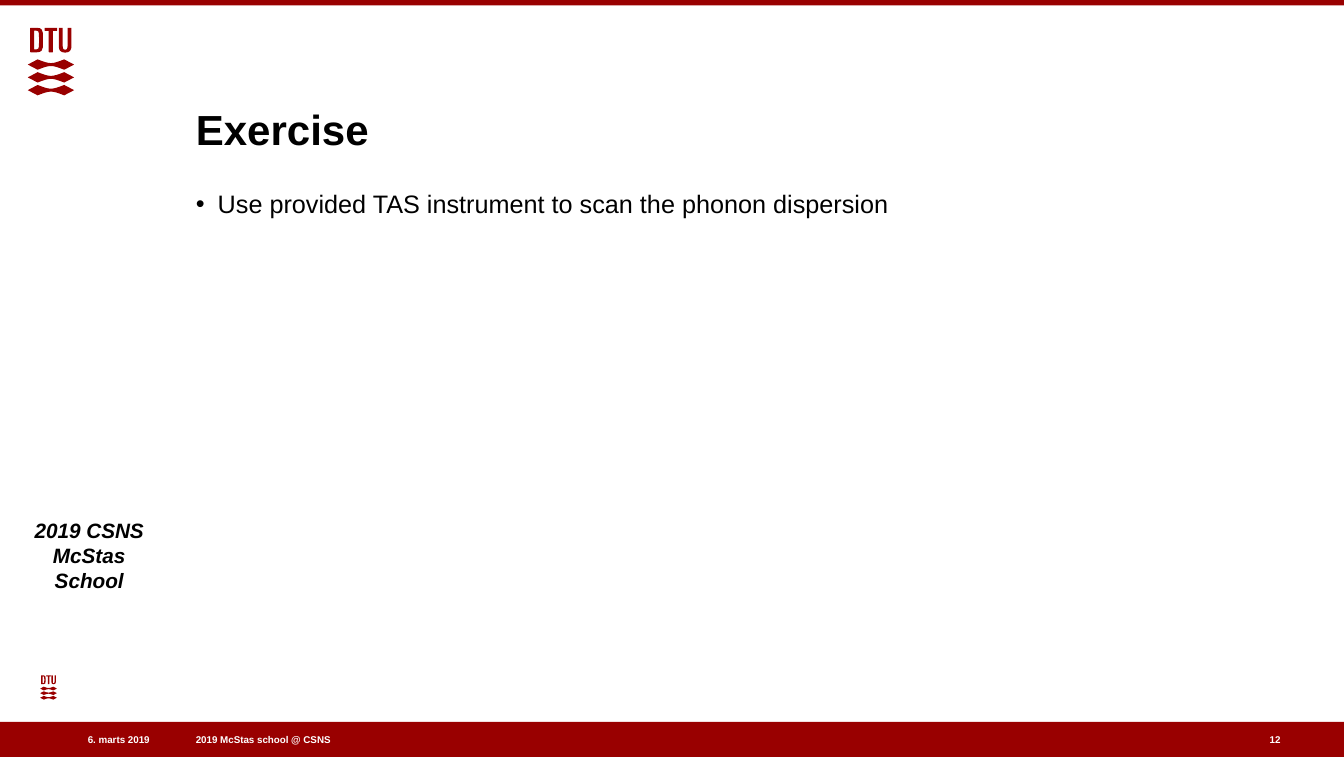
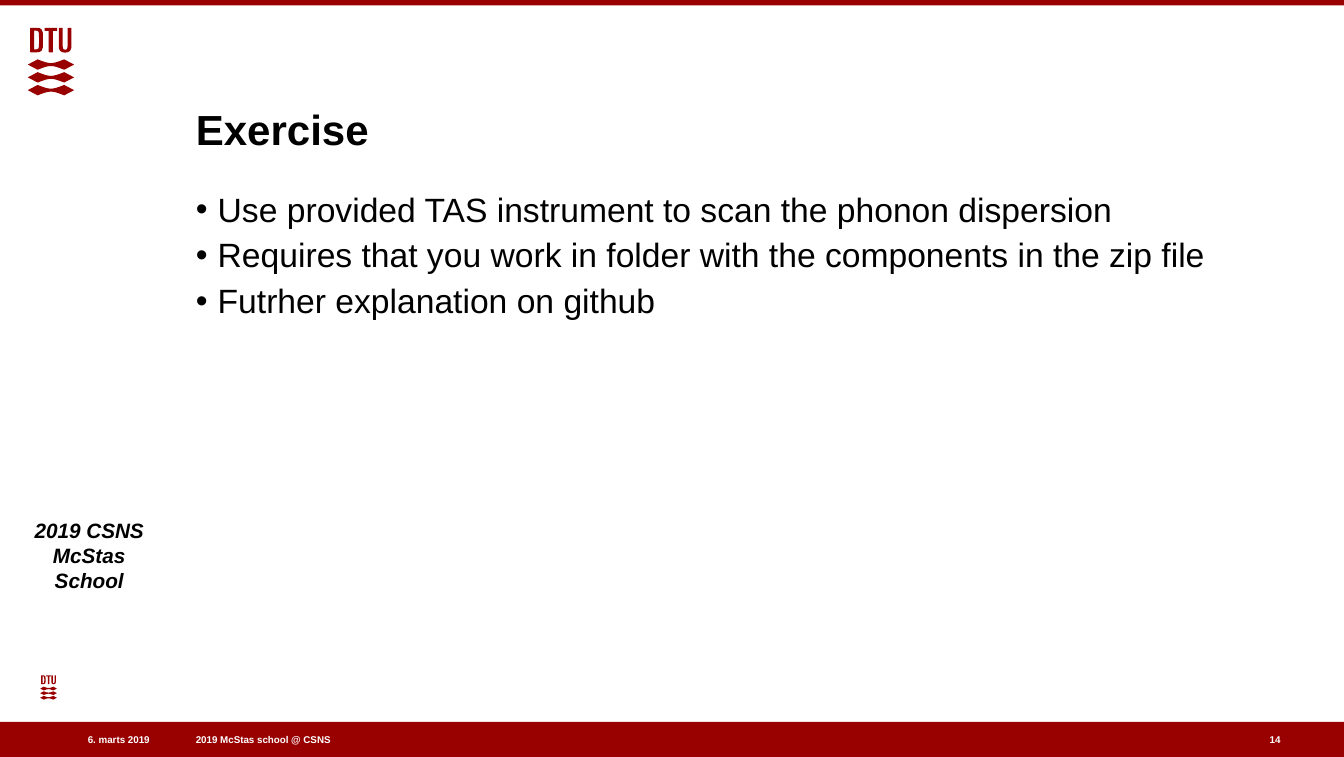
Before and after one commit to eddymaoui/Schools, a slide deck: slide 14 of CSNS_March_2019/4_Thursday_March_28th/5_inelastic_scattering/inelastic_scattering.pptx (slide 12 before the commit). Drawn at 1344x757 pixels with LibreOffice and Linux fonts; fonts in the diff are those of the drawing; background and template pictures are left out. Boxes give left, top, right and bottom in pixels: in the first picture for what was removed or moved away, otherwise in the second. Text is boxed around its words. In the diff, an @@ line names an element or a change of style, - is before the commit and + after.

Commit message:
Examples of phonon_simple and isotropic_sqw output

```diff
--- a/CSNS_March_2019/4_Thursday_March_28th/5_inelastic_scattering/inelastic_scattering.pptx
+++ b/CSNS_March_2019/4_Thursday_March_28th/5_inelastic_scattering/inelastic_scattering.pptx
@@ text at <box>218,197,1111,229</box>: size 18 to 24 pt in "Use provided TAS instrument to scan the ..." @@
@@ text at <box>218,242,1204,320</box>: paragraphs added @@
+• Requires that you work in folder with the components in the zip file
+• Futrher explanation on github
@@ page number at <box>1270,736,1281,743</box>: text changed @@
-12
+14
```
Also in this commit, not shown: 4 other slides changed, 2 slides added.
